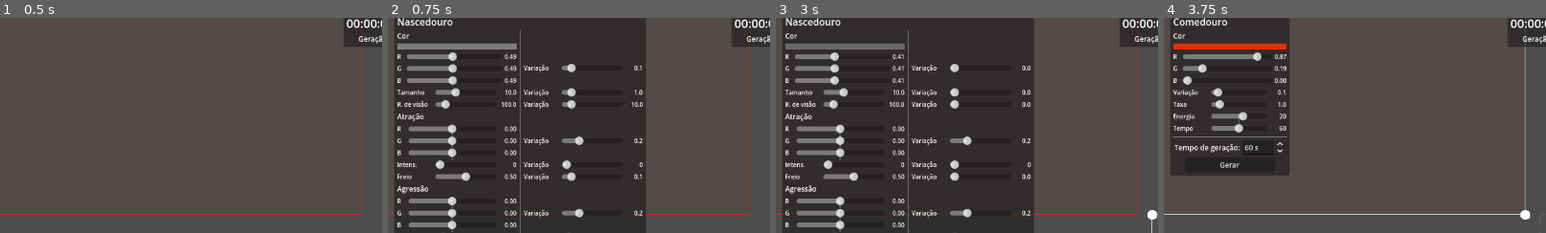
Above: before the commit, frames 1-4 (left to right).
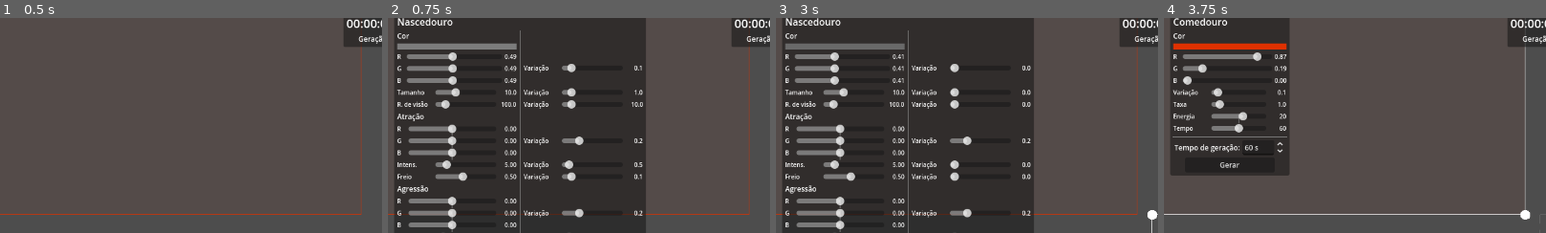
Above: after the commit, the same moments.

Repository: rodrigo-borges/attract-repel
Game: Godot game, scene res://world/world.tscn
Same seed, same stepped clock (60 frames per second), same inputs: the game is played once before the commit and once after it. The project has no main scene, so this scene is started directly.
Inputs (mouse positions are % of the whole screen's width and height, from its top left):
- Up to frame 1 (0.5 s): no input
- Up to frame 2 (0.75 s): click "Nascedouro" at 0.5 s
- Up to frame 3 (3 s): click "Gerar" at 1.25 s; click (95, 12) at 2.02 s; click "Criar" at 2.75 s
- Up to frame 4 (3.75 s): click "Comedouro" at 3.5 s
The pictures show only the part of the screen within x 1-51%, y 4-54%; the shares and areas given below are measured in that part.

Frame 1 is identical in both runs. In frame 2, 0.4% of the frame differs, in the area x 12-67%, y 66-76%; in frame 3, 0.3%; in frame 4, nothing differs.

Commit message:
Corrige problema de nomeação ao salvar mundo e adiciona campos faltantes aos spawners

Diff:
--- a/creature/creature_data.gd
+++ b/creature/creature_data.gd
@@ -45,7 +45,7 @@
 var reproduction_cooldown:float:
 	set(value): reproduction_cooldown = maxf(value, 0.)
 var brake:float:
-	set(value): brake = clampf(value, 0., 1.)
+	set(value): brake = clampf(value, .1, 1.)
 var incubation_time:float:
 	set(value): incubation_time = maxf(value, 0.)
 var generation:int
--- a/creature_card/creature_card.tscn
+++ b/creature_card/creature_card.tscn
@@ -141,7 +141,7 @@
 layout_mode = 2
 title = "Freio"
 value = 0.5
-min_value = 0.0
+min_value = 0.1
 title_min_width = 60.0
 value_min_width = 30.0
 
--- a/creature_spawner/creature_spawner_card.gd
+++ b/creature_spawner/creature_spawner_card.gd
@@ -15,6 +15,8 @@
 @onready var sense_radius_std:ValueUI = find_child("SenseRadiusSTD")
 @onready var attraction_mean:Vector3UI = find_child("Attraction")
 @onready var attraction_std:ValueUI = find_child("AttractionSTD")
+@onready var intensity_mean:ValueUI = find_child("Intensity")
+@onready var intensity_std:ValueUI = find_child("IntensitySTD")
 @onready var aggression_mean:Vector3UI = find_child("Aggression")
 @onready var aggression_std:ValueUI = find_child("AggrSTD")
 @onready var aggression_intensity_mean:ValueUI = find_child("AggrIntensity")
@@ -43,6 +45,8 @@
 	sense_radius_std.value_changed.connect(_on_value_changed)
 	attraction_mean.value_changed.connect(_on_value_changed)
 	attraction_std.value_changed.connect(_on_value_changed)
+	intensity_mean.value_changed.connect(_on_value_changed)
+	intensity_std.value_changed.connect(_on_value_changed)
 	aggression_mean.value_changed.connect(_on_value_changed)
 	aggression_std.value_changed.connect(_on_value_changed)
 	aggression_intensity_mean.value_changed.connect(_on_value_changed)
@@ -73,6 +77,8 @@
 		sense_radius_std.value = data.sense_radius_std
 		attraction_mean.vec = data.attraction_mean
 		attraction_std.value = data.attraction_std
+		intensity_mean.value = data.intensity_mean
+		intensity_std.value = data.intensity_std
 		aggression_mean.vec = data.aggression_mean
 		aggression_std.value = data.aggression_std
 		aggression_intensity_mean.value = data.aggression_intensity_mean
@@ -98,6 +104,8 @@
 		data.sense_radius_std = sense_radius_std.value
 		data.attraction_mean = attraction_mean.vec
 		data.attraction_std = attraction_std.value
+		data.intensity_mean = intensity_mean.value
+		data.intensity_std = intensity_std.value
 		data.aggression_mean = aggression_mean.vec
 		data.aggression_std = aggression_std.value
 		data.aggression_intensity_mean = aggression_intensity_mean.value
--- a/creature_spawner/creature_spawner_card.tscn
+++ b/creature_spawner/creature_spawner_card.tscn
@@ -84,7 +84,7 @@
 layout_mode = 2
 title = "Freio"
 value = 0.5
-min_value = 0.0
+min_value = 0.1
 editable = true
 title_min_width = 60.0
 value_min_width = 30.0
--- a/save_load_screen/save_load_screen.gd
+++ b/save_load_screen/save_load_screen.gd
@@ -88,6 +88,7 @@
 	load_bt.set_disabled(!is_instance_valid(current_selector))
 
 func delete_world(selector:WorldSelector) -> void:
+	selector.set_name("Deleted")
 	var file_name:String = selector.world_data.resource_name + ".json"
 	DirAccess.remove_absolute("%s%s" % [worlds_dir, file_name])
 	selector.queue_free()
--- a/singleton/serializer.gd
+++ b/singleton/serializer.gd
@@ -3,37 +3,37 @@
 
 
 static func from_color(color:Color) -> Dictionary[String, float]:
-    return {"r":color.r, "g":color.g, "b":color.b, "a":color.a}
+	return {"r":color.r, "g":color.g, "b":color.b, "a":color.a}
 
 static func to_color(dict:Dictionary) -> Color:
-    return Color(dict["r"], dict["g"], dict["b"], dict["a"])
+	return Color(dict["r"], dict["g"], dict["b"], dict["a"])
 
 static func from_rect(rect:Rect2) -> Dictionary[String, float]:
-    return {"x":rect.position.x, "y":rect.position.y, "w":rect.size.x, "h":rect.size.y}
+	return {"x":rect.position.x, "y":rect.position.y, "w":rect.size.x, "h":rect.size.y}
 
 static func to_rect(dict:Dictionary) -> Rect2:
-    return Rect2(Vector2(dict["x"], dict["y"]), Vector2(dict["w"], dict["h"]))
+	return Rect2(Vector2(dict["x"], dict["y"]), Vector2(dict["w"], dict["h"]))
 
 static func from_texture(texture:Texture2D) -> String:
-    return texture.resource_path
+	return texture.resource_path
 
 static func to_texture(path:String) -> Texture2D:
-    return load(path)
+	return load(path)
 
 static func from_vector2(vec:Vector2) -> Dictionary[String, float]:
-    return {"x":vec.x, "y":vec.y}
+	return {"x":vec.x, "y":vec.y}
 
 static func to_vector2(dict:Dictionary) -> Vector2:
-    return Vector2(dict["x"], dict["y"])
+	return Vector2(dict["x"], dict["y"])
 
 static func from_vector3(vec:Vector3) -> Dictionary[String, float]:
-    return {"x":vec.x, "y":vec.y, "z":vec.z}
+	return {"x":vec.x, "y":vec.y, "z":vec.z}
 
 static func to_vector3(dict:Dictionary) -> Vector3:
-    return Vector3(dict["x"], dict["y"], dict["z"])
+	return Vector3(dict["x"], dict["y"], dict["z"])
 
 static func from_list(list:Array) -> Array[Dictionary]:
-    var serialized_list:Array[Dictionary] = []
-    for o in list:
-        serialized_list.append(o.to_dict())
-    return serialized_list
+	var serialized_list:Array[Dictionary] = []
+	for o in list:
+		serialized_list.append(o.to_dict())
+	return serialized_list
--- a/world/world.tscn
+++ b/world/world.tscn
@@ -90,7 +90,7 @@
 area = Rect2(0, 0, 2000, 2000)
 boundary_texture = ExtResource("5_ocfjn")
 boundary_width = 20.0
-creature_spawners = [SubResource("Resource_ov2xu")]
+creature_spawners = Array[ExtResource("2_ov2xu")]([SubResource("Resource_ov2xu")])
 food_spawners = Array[ExtResource("3_mad0u")]([SubResource("Resource_mad0u"), SubResource("Resource_ocfjn")])
 obstacles = Array[ExtResource("4_mad0u")]([SubResource("Resource_b2suy"), SubResource("Resource_h8lre"), SubResource("Resource_ysn08")])
 metadata/_custom_type_script = "uid://ddhs3u0gu31t2"
@@ -228,7 +228,6 @@
 layout_mode = 2
 size_flags_horizontal = 0
 size_flags_vertical = 0
-data = null
 
 [node name="TreeContainer" type="PanelContainer" parent="HUD/MarginContainer"]
 layout_mode = 2
